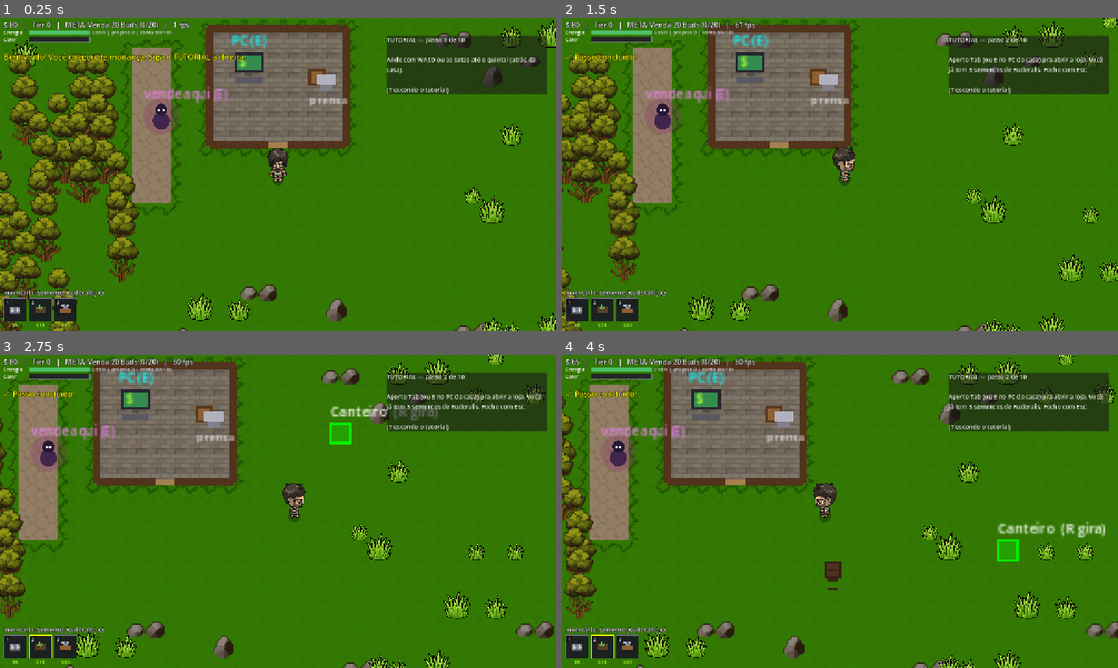
Above: before the commit, frames 1-4 (two rows, left to right).
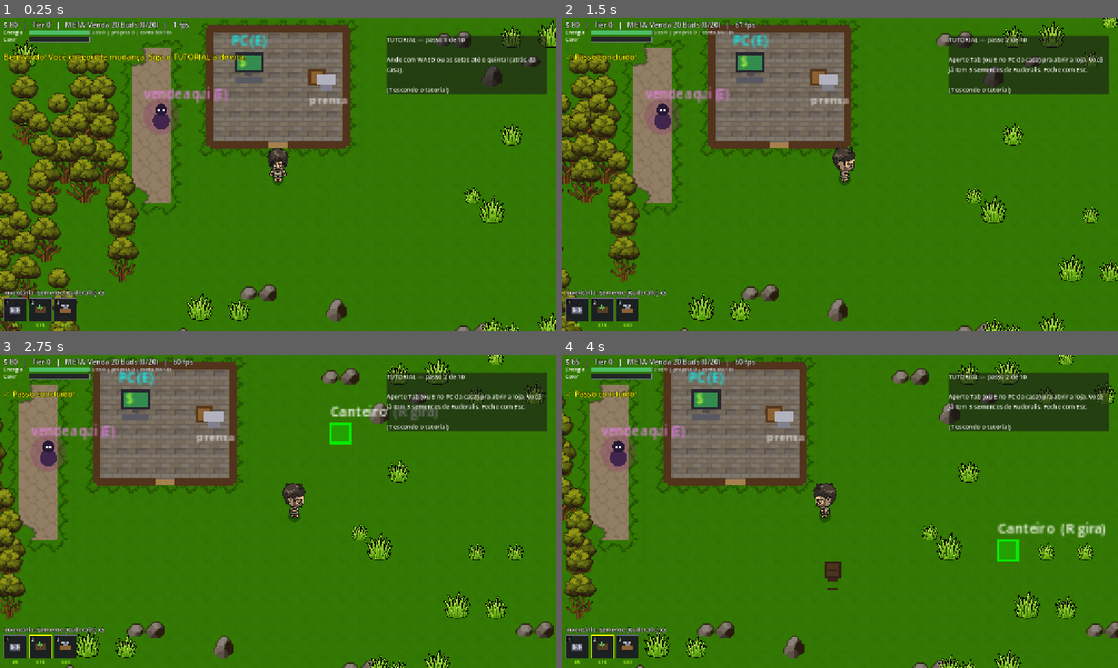
Above: after the commit, the same moments.

Repository: HendryGabriel/canabisprojectbrasiliangame
Game: Godot game, scene res://src/main.tscn
The game is run twice, just before and just after one commit, with the same random seed, the same clock (stepped at 60 frames per second) and the same inputs.
Inputs (mouse positions are in pixels of both pictures, inside the frame that each line leads up to):
- Up to frame 1 (0.25 s): no input
- Up to frame 2 (1.5 s): tap Enter at 0.5 s; move the mouse to (962, 158) at 0.52 s; hold D 0.53-1.25 s; hold E 0.53-1.25 s; click (962, 158) at 0.67 s; drag from (728, 190) to (812, 237) at 1.27 s
- Up to frame 3 (2.75 s): move the mouse to (333, 442) at 2.02 s; hold D from 2.03 s (still down); tap 2 at 2.1 s
- Up to frame 4 (4 s): release D at 2.75 s; drag from (812, 574) to (673, 464) at 2.77 s; move the mouse to (1006, 558) at 3.52 s; hold A from 3.53 s (still down); tap 4 at 3.6 s

The runs differ from the first frame. In frame 1, 0.3% of the frame differs, in the area x 21-28%, y 7-62%; in frame 2, 0.3%, in the area x 10-17%, y 7-62%; in frame 3, 0.3%; in frame 4, 0.3%.

Commit message:
fix: transicoes de terreno quebradas na costura entre chunks
Ao pintar um chunk, o terrain-connect agora inclui o anel de 1 tile dos chunks vizinhos: o autotile reavalia as celulas da borda e a transicao grama/areia/agua fecha sem escadinha (a camada de transicao de grama ja desenha por cima da base, z-index maior).

Co-Authored-By: Claude Fable 5 <noreply@anthropic.com>

Diff:
--- a/src/main.gd
+++ b/src/main.gd
@@ -100,6 +100,19 @@
 					_floor_base.set_cell(cell, FLOOR_SOURCE_ID, Vector2i(17, 2))
 				Sim.T.BECO, Sim.T.CIDADE:
 					_floor_base.set_cell(cell, FLOOR_SOURCE_ID, Vector2i(7, 10))
+	# anel de 1 tile dos chunks vizinhos entra no connect: o autotile reavalia a
+	# borda e a transicao nao quebra na costura entre chunks (escadinha na areia)
+	var x0 := cc.x * Sim.CHUNK
+	var y0 := cc.y * Sim.CHUNK
+	for i in range(-1, Sim.CHUNK + 1):
+		for borda in [Vector2i(x0 + i, y0 - 1), Vector2i(x0 + i, y0 + Sim.CHUNK), Vector2i(x0 - 1, y0 + i), Vector2i(x0 + Sim.CHUNK, y0 + i)]:
+			if borda.y < 0:
+				continue
+			var tb := Sim.terreno_em(borda)
+			if tb == Sim.T.GRAMA or tb == Sim.T.ARVORE or tb == Sim.T.MATO or tb == Sim.T.PEDRA:
+				grama.append(borda)
+			elif tb == Sim.T.AGUA:
+				agua.append(borda)
 	if _floor_transitions != null and _floor_transitions.tile_set != null \
 			and _floor_transitions.tile_set.get_terrain_sets_count() > FLOOR_TERRAIN_SET and grama.size() > 0:
 		_floor_transitions.set_cells_terrain_connect(grama, FLOOR_TERRAIN_SET, TERRAIN_GRASS, false)
